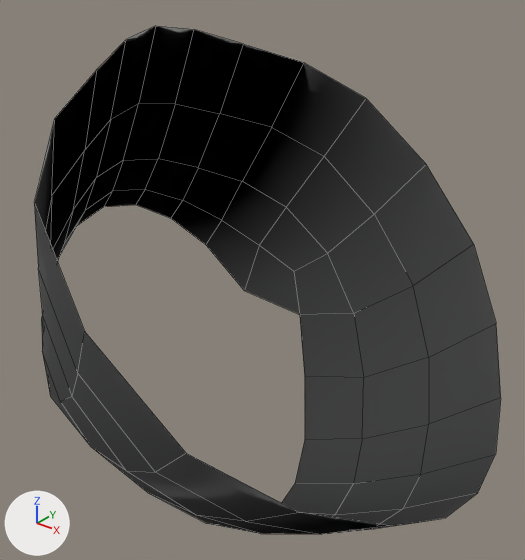
An edit to the FBX model maya/Stomach4.fbx, drawn before and after from the same camera.
Rendered twice from a 50 mm camera at (0.1126, -0.131, 0.0213) aimed at (0.0276, -0.0248, -0.0446). The axes (+X, +Y, +Z) are drawn at lower left. The lights are the same throughout. Mesh edges are drawn as thin lines. Materials are left out; every surface is plain grey. Where no turn or scale is listed for an object, it has been applied to the vertices.

Objects in the first picture: 'Stomach4'.
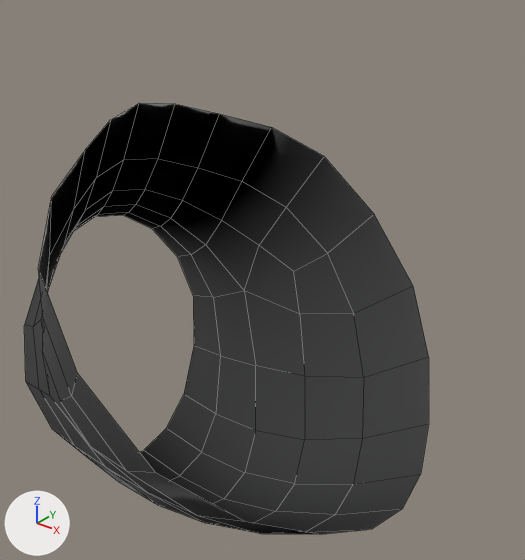
Where the newer file only moved an object's origin or applied its transform, the numbers keep the older frame.

Boxes [x1, y1, x2, y2] around the edits, measured in the pictures (525 x 560 px):
```json
{"object": "Stomach4", "change": "reshaped", "before": [34, 26, 501, 534], "after": [24, 103, 429, 534], "on screen": "13% narrower, 15% shorter"}
{"part": 1, "of": "me_mesh", "change": "built on", "before": [34, 26, 501, 534], "after": [24, 205, 305, 523]}
```

The change, as JSON lines over the scene's bpy script:
```json
{"block": "me_mesh", "where": "# used by ob_stomach4; location = (0.0, 0.0, -0.4587)"}
{"op": "remove", "block": "me_mesh", "code": "me_mesh.from_pydata(...)  # 89 vertices, 70 faces; spans x -0.0174..0.0797, y -0.0783..0.022, z 0.3576..0.4629"}
{"op": "add", "block": "me_mesh", "code": "me_mesh.from_pydata(...)  # 108 vertices, 90 faces; spans x -0.0219..0.0657, y -0.0735..0.0171, z 0.3512..0.4471"}
{"block": "me_mesh", "change": "me_mesh part 1"}
{"block": "me_mesh", "change": "20 vertices are removed from x 0.0039..0.0797, y -0.0783..0.022, z 0.3888..0.4629"}
{"block": "me_mesh", "change": "20 faces are deleted"}
{"block": "me_mesh", "change": "39 vertices are added at x -0.0219..0.0181, y -0.0568..0.0005, z 0.3512..0.4184"}
{"block": "me_mesh", "change": "40 new faces join them"}
```
